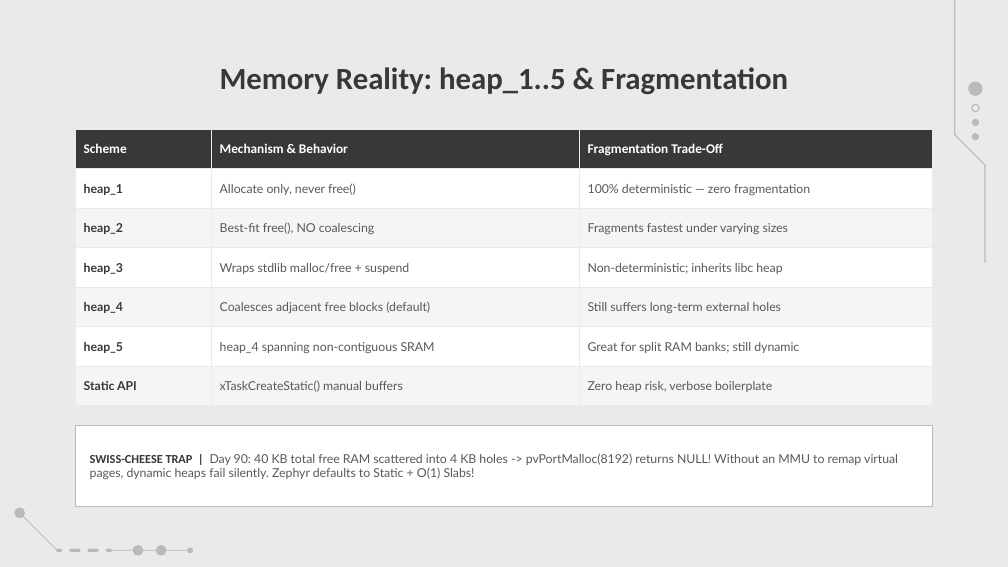
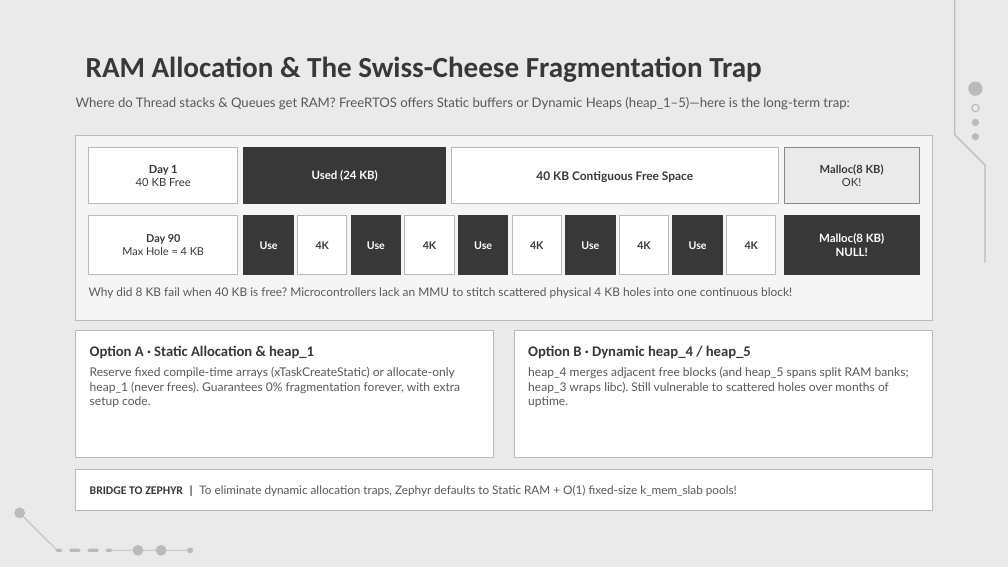
Before and after one commit to amrsaeedcse/zephyr-vs-freertos-presentation, a slide deck: slide 12 of Zephyr_RTOS_vs_FreeRTOS.pptx (slide 10 before the commit). Drawn at 1008x567 pixels with LibreOffice and Linux fonts; fonts in the diff are those of the drawing; background and template pictures are left out. Boxes give left, top, right and bottom in pixels: in the first picture for what was removed or moved away, otherwise in the second. Text is boxed around its words. In the diff, an @@ line names an element or a change of style, - is before the commit and + after.

```diff
--- a/Zephyr_RTOS_vs_FreeRTOS.pptx
+++ b/Zephyr_RTOS_vs_FreeRTOS.pptx
@@ title at [86, 56, 762, 82]: text changed; size 22 to 20.8 pt @@
-Memory Reality: heap_1..5 & Fragmentation
+RAM Allocation & The Swiss-Cheese Fragmentation Trap
@@ text added at [76, 97, 850, 110], 9.4 pt, text #595959 @@
+Where do Thread stacks & Queues get RAM? FreeRTOS offers Static buffers or Dynamic Heaps (heap_1–5)—here is the long-term trap:
@@ table removed at [76, 129, 932, 406], 7 rows, 3 columns @@
-Scheme | Mechanism & Behavior | Fragmentation Trade-Off
-heap_1 | Allocate only, never free() | 100% deterministic — zero fragmentation
-heap_2 | Best-fit free(), NO coalescing | Fragments fastest under varying sizes
-heap_3 | Wraps stdlib malloc/free + suspend | Non-deterministic; inherits libc heap
-heap_4 | Coalesces adjacent free blocks (default) | Still suffers long-term external holes
-heap_5 | heap_4 spanning non-contiguous SRAM | Great for split RAM banks; still dynamic
-Static API | xTaskCreateStatic() manual buffers | Zero heap risk, verbose boilerplate
@@ rectangle added at [76, 135, 932, 321], fill #F5F5F5, outline #BABABA 0.75 pt @@
@@ rectangle added at [89, 147, 238, 204], fill #FFFFFF, outline #BABABA 0.75 pt, 8 pt, text #383838 @@
+Day 1
+40 KB Free
@@ rectangle added at [244, 147, 446, 204], fill #383838, outline #383838 0.75 pt, 8.2 pt, text #FFFFFF, bold @@
+Used (24 KB)
@@ rectangle added at [452, 147, 778, 204], fill #FFFFFF, outline #BABABA 0.75 pt, 8.5 pt, text #383838, bold @@
+40 KB Contiguous Free Space
@@ rectangle added at [784, 147, 919, 204], fill #EAEAEA, outline #888888 0.75 pt, 8 pt, text #383838, bold @@
+Malloc(8 KB)
+OK!
@@ rectangle added at [89, 216, 238, 274], fill #FFFFFF, outline #BABABA 0.75 pt, 7.8 pt, text #383838 @@
+Day 90
+Max Hole = 4 KB
@@ rectangle added at [244, 216, 293, 274], fill #383838, outline #383838 0.75 pt, 7.6 pt, text #FFFFFF, bold @@
+Use
@@ rectangle added at [297, 216, 347, 274], fill #FFFFFF, outline #BABABA 0.75 pt, 7.6 pt, text #383838, bold @@
+4K
@@ rectangle added at [351, 216, 400, 274], fill #383838, outline #383838 0.75 pt, 7.6 pt, text #FFFFFF, bold @@
+Use
@@ rectangle added at [405, 216, 455, 274], fill #FFFFFF, outline #BABABA 0.75 pt, 7.6 pt, text #383838, bold @@
+4K
@@ rectangle added at [459, 216, 508, 274], fill #383838, outline #383838 0.75 pt, 7.6 pt, text #FFFFFF, bold @@
+Use
@@ rectangle added at [512, 216, 561, 274], fill #FFFFFF, outline #BABABA 0.75 pt, 7.6 pt, text #383838, bold @@
+4K
@@ rectangle added at [565, 216, 615, 274], fill #383838, outline #383838 0.75 pt, 7.6 pt, text #FFFFFF, bold @@
+Use
@@ rectangle added at [619, 216, 668, 274], fill #FFFFFF, outline #BABABA 0.75 pt, 7.6 pt, text #383838, bold @@
+4K
@@ rectangle added at [673, 216, 723, 274], fill #383838, outline #383838 0.75 pt, 7.6 pt, text #FFFFFF, bold @@
+Use
@@ rectangle added at [727, 216, 776, 274], fill #FFFFFF, outline #BABABA 0.75 pt, 7.6 pt, text #383838, bold @@
+4K
@@ rectangle added at [784, 216, 919, 274], fill #383838, outline #383838 0.75 pt, 8.2 pt, text #FFFFFF, bold @@
+Malloc(8 KB)
+NULL!
@@ text added at [89, 287, 792, 298], 8.5 pt, text #595959 @@
+Why did 8 KB fail when 40 KB is free? Microcontrollers lack an MMU to stitch scattered physical 4 KB holes into one continuous block!
@@ rectangle added at [76, 331, 494, 458], fill #FFFFFF, outline #BABABA 0.75 pt, 8.6 pt, text #595959 @@
+Option A · Static Allocation & heap_1
+Reserve fixed compile-time arrays (xTaskCreateStatic) or allocate-only heap_1 (never frees). Guarantees 0% fragmentation forever, with extra setup code.
@@ rectangle added at [514, 331, 932, 458], fill #FFFFFF, outline #BABABA 0.75 pt, 8.6 pt, text #595959 @@
+Option B · Dynamic heap_4 / heap_5
+heap_4 merges adjacent free blocks (and heap_5 spans split RAM banks; heap_3 wraps libc). Still vulnerable to scattered holes over months of uptime.
@@ rectangle "BRIDGE TO ZEPHYR | To ...": place and size @@
-rectangle "BRIDGE TO ZEPHYR | To ..." at [76, 425, 932, 506]
+rectangle "BRIDGE TO ZEPHYR | To ..." at [76, 470, 932, 510]
@@ text in rectangle at [90, 485, 737, 496]: text changed; size 8.8 to 8.4 pt @@
-SWISS-CHEESE TRAP | Day 90: 40 KB total free RAM scattered into 4 KB holes -> pvPortMalloc(8192) returns NULL! Without an MMU to remap virtual pages, dynamic heaps fail silently. Zephyr defaults to Static + O(1) Slabs!
+BRIDGE TO ZEPHYR | To eliminate dynamic allocation traps, Zephyr defaults to Static RAM + O(1) fixed-size k_mem_slab pools!
```
Also in this commit, not shown: 10 other slides changed, 8 slides added, 6 slides removed, 2 other files.
